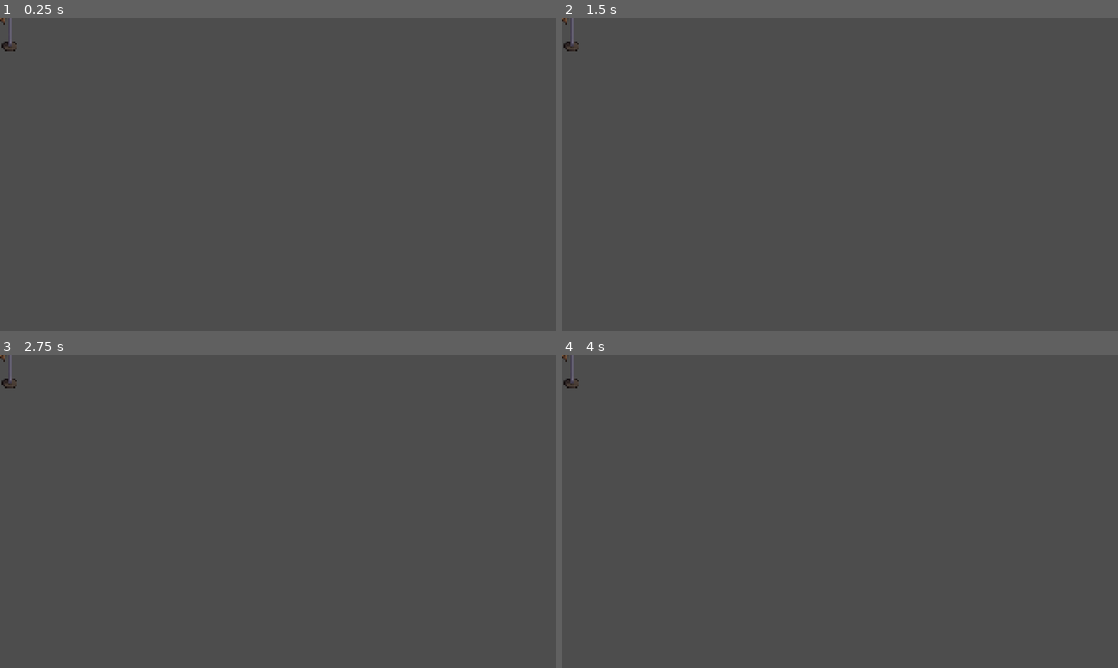
Above: before the commit, frames 1-4 (two rows, left to right).
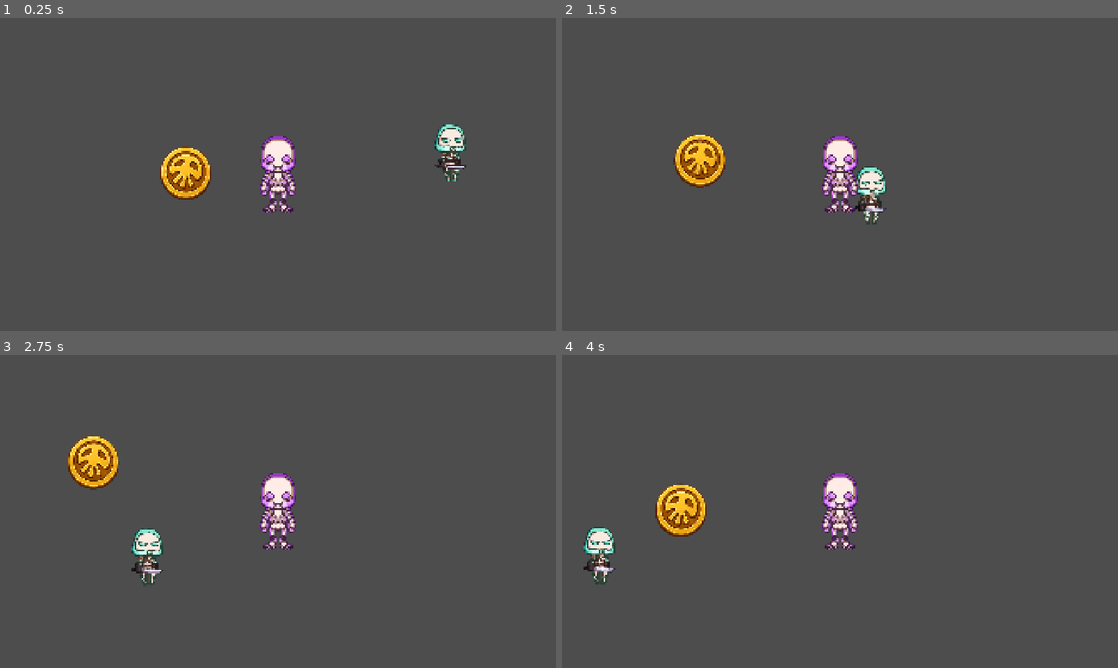
Above: after the commit, the same moments.

Repository: vikram3/Prototype
Game: Godot game, scene res://scenes/checkpoints/checkpoint01.tscn
Same seed, same stepped clock (60 frames per second), same inputs: the game is played once before the commit and once after it. The project has no main scene, so this scene is started directly.
Inputs:
- Up to frame 1 (0.25 s): no input
- Up to frame 2 (1.5 s): hold D (move_right) 0.53-1.28 s; hold S (move_down) from 1.28 s (still down)
- Up to frame 3 (2.75 s): release S (move_down) at 2.03 s; hold D (move_right) from 2.03 s (still down)
- Up to frame 4 (4 s): release D (move_right) at 2.78 s; hold W (move_up) 2.78-3.53 s; hold A (move_left) from 3.53 s (still down)

The runs differ from the first frame. In frame 1, 3.2% of the frame differs, in the area x 0-84%, y 0-63%; in frame 2, 3.2%; in frame 3, 3.2%; in frame 4, 3.2%.

Commit message:
Reusable Enemy Foundation
Path 2D

Diff:
--- a/project.godot
+++ b/project.godot
@@ -56,7 +56,12 @@
 [layer_names]
 
 2d_physics/layer_1="Player"
+2d_physics/layer_2="Environment"
 2d_physics/layer_3="Collectibles"
+2d_physics/layer_4="Enemies"
+2d_physics/layer_5="Enemy attacks"
+2d_physics/layer_6="Player attacks"
+2d_physics/layer_7="Hazards"
 
 [physics]
 
--- a/scenes/checkpoints/checkpoint.tscn
+++ b/scenes/checkpoints/checkpoint.tscn
@@ -2,7 +2,9 @@
 
 [ext_resource type="Texture2D" uid="uid://ca85bc6ldx61r" path="res://assets/environmnet/castle_top_down/flag.png" id="1_xdmrn"]
 [ext_resource type="Script" uid="uid://ddjl20btciqgj" path="res://scripts/checkpoints/checkpoint.gd" id="1_ycsei"]
+[ext_resource type="PackedScene" uid="uid://bbu8gtb2cui68" path="res://scenes/enemies/PatrolPath.tscn" id="2_4edcq"]
 [ext_resource type="Script" uid="uid://ceg2kuveppouq" path="res://scripts/checkpoints/Goal.gd" id="2_gew4p"]
+[ext_resource type="PackedScene" uid="uid://dxoupgrslkmrx" path="res://scenes/objects/Coin.tscn" id="2_lum3l"]
 [ext_resource type="Script" uid="uid://dlpn3adnivghr" path="res://scripts/checkpoints/Objective.gd" id="4_hgyk4"]
 
 [sub_resource type="CapsuleShape2D" id="CapsuleShape2D_ylxmm"]
@@ -16,11 +18,22 @@
 
 [node name="Entities" type="Node2D" parent="." unique_id=777000994]
 
+[node name="PatrolPoints" type="Node2D" parent="." unique_id=756260114]
+
+[node name="PatrolPath" parent="PatrolPoints" unique_id=1071684950 instance=ExtResource("2_4edcq")]
+
 [node name="Objects" type="Node2D" parent="." unique_id=126922399]
+
+[node name="Coin" parent="Objects" unique_id=1548867463 instance=ExtResource("2_lum3l")]
 
 [node name="Hazards" type="Node2D" parent="." unique_id=446829937]
 
 [node name="PlayerSpawn" type="Marker2D" parent="." unique_id=982258232]
+
+[node name="Objective" type="Node2D" parent="." unique_id=1695771071]
+script = ExtResource("4_hgyk4")
+required_coins = 20
+require_exit = true
 
 [node name="Goal" type="Area2D" parent="." unique_id=1313366078]
 script = ExtResource("2_gew4p")
@@ -32,8 +45,3 @@
 shape = SubResource("CapsuleShape2D_ylxmm")
 
 [node name="UI" type="CanvasLayer" parent="." unique_id=1103608241]
-
-[node name="Objective" type="Node2D" parent="." unique_id=1695771071]
-script = ExtResource("4_hgyk4")
-required_coins = 20
-require_exit = true
--- a/scenes/checkpoints/checkpoint01.tscn
+++ b/scenes/checkpoints/checkpoint01.tscn
@@ -1,5 +1,21 @@
 [gd_scene format=3 uid="uid://bt3ao1dtveetk"]
 
 [ext_resource type="PackedScene" uid="uid://8yha6p7qukp3" path="res://scenes/checkpoints/checkpoint.tscn" id="1_rqe8r"]
+[ext_resource type="PackedScene" uid="uid://bs5lqls6pa6cb" path="res://scenes/player/Player.tscn" id="2_8k2vj"]
+[ext_resource type="PackedScene" uid="uid://bpor7oc8os68e" path="res://scenes/enemies/Skull.tscn" id="2_f4wyv"]
 
 [node name="Checkpoint" unique_id=2138801144 instance=ExtResource("1_rqe8r")]
+player_scene = ExtResource("2_8k2vj")
+
+[node name="Skull" parent="Entities" parent_id_path=PackedInt32Array(777000994) index="0" unique_id=532681137 node_paths=PackedStringArray("patrol_path") instance=ExtResource("2_f4wyv")]
+position = Vector2(1154, 0)
+patrol_path = NodePath("../../PatrolPoints/PatrolPath")
+patrol_speed = 400.0
+
+[node name="Objects" parent="." index="3" unique_id=126922399]
+position = Vector2(-319, 0)
+
+[node name="Goal" parent="." index="7" unique_id=1313366078]
+position = Vector2(2209, 0)
+
+[editable path="Entities/Skull"]
--- /dev/null
+++ b/scenes/enemies/Enemy.tscn
@@ -0,0 +1,17 @@
+[gd_scene format=3 uid="uid://c22gvp0ek52j6"]
+
+[ext_resource type="Script" uid="uid://dojvtukiuqilf" path="res://scripts/enemies/Enemy.gd" id="1_hpe7p"]
+
+[sub_resource type="CapsuleShape2D" id="CapsuleShape2D_jsdvy"]
+radius = 32.0
+height = 98.0
+
+[node name="Enemy" type="CharacterBody2D" unique_id=532681137 groups=["enemy"]]
+collision_layer = 8
+collision_mask = 67
+script = ExtResource("1_hpe7p")
+
+[node name="Sprite2D" type="Sprite2D" parent="." unique_id=260806912]
+
+[node name="CollisionShape2D" type="CollisionShape2D" parent="." unique_id=1897680849]
+shape = SubResource("CapsuleShape2D_jsdvy")
--- /dev/null
+++ b/scenes/enemies/PatrolPath.tscn
@@ -0,0 +1,10 @@
+[gd_scene format=3 uid="uid://bbu8gtb2cui68"]
+
+[sub_resource type="Curve2D" id="Curve2D_prbx7"]
+_data = {
+"points": PackedVector2Array(0, 0, 0, 0, 499, 171, 0, 0, 0, 0, 127, 82, 0, 0, 0, 0, -136, 325, 0, 0, 0, 0, -755, 94, 0, 0, 0, 0, -811, -233, 0, 0, 0, 0, -290, -464, 0, 0, 0, 0, 386, -144, 0, 0, 0, 0, 632, -168, 0, 0, 0, 0, 499, 171)
+}
+point_count = 9
+
+[node name="PatrolPath" type="Path2D" unique_id=1071684950]
+curve = SubResource("Curve2D_prbx7")
--- /dev/null
+++ b/scenes/enemies/Skull.tscn
@@ -0,0 +1,30 @@
+[gd_scene format=3 uid="uid://bpor7oc8os68e"]
+
+[ext_resource type="PackedScene" uid="uid://c22gvp0ek52j6" path="res://scenes/enemies/Enemy.tscn" id="1_y1cr3"]
+[ext_resource type="Texture2D" uid="uid://2qgvrb42shfe" path="res://assets/characters/skull_blue.png" id="2_rpkyp"]
+[ext_resource type="Script" uid="uid://dtbidiv5ynxqe" path="res://scripts/enemies/Skull.gd" id="2_tg4u5"]
+[ext_resource type="Script" uid="uid://0v5xthslcsye" path="res://scripts/enemies/Damage_area.gd" id="4_tg4u5"]
+
+[sub_resource type="RectangleShape2D" id="RectangleShape2D_tg4u5"]
+size = Vector2(86, 158)
+
+[node name="Skull" unique_id=532681137 instance=ExtResource("1_y1cr3")]
+script = ExtResource("2_tg4u5")
+patrol_speed = 60.0
+loop_path = true
+
+[node name="Sprite2D" parent="." index="0" unique_id=260806912]
+texture = ExtResource("2_rpkyp")
+
+[node name="PatrolPointA" type="Marker2D" parent="." index="2" unique_id=1119455365]
+position = Vector2(-513, 0)
+
+[node name="PatrolPointB" type="Marker2D" parent="." index="3" unique_id=468048692]
+position = Vector2(519, 0)
+
+[node name="DamageArea" type="Area2D" parent="." index="4" unique_id=57886739]
+collision_layer = 16
+script = ExtResource("4_tg4u5")
+
+[node name="CollisionShape2D" type="CollisionShape2D" parent="DamageArea" index="0" unique_id=1087504813]
+shape = SubResource("RectangleShape2D_tg4u5")
--- a/scripts/checkpoints/checkpoint.gd
+++ b/scripts/checkpoints/checkpoint.gd
@@ -1,7 +1,9 @@
 extends Node2D
 
 @export var checkpoint_number: int = 1
+@export var player_scene: PackedScene
 
+@onready var player_spawn: Marker2D = $PlayerSpawn
 @onready var goal: Area2D = $Goal
 @onready var objective: Node = $Objective
 
@@ -10,6 +12,8 @@
 	CheckpointManager.start_checkpoint(checkpoint_number)
 
 	objective.start()
+
+	_spawn_player()
 
 	goal.player_reached_goal.connect(
 		_on_goal_reached
@@ -25,6 +29,20 @@
 		"Checkpoint scene loaded: %02d"
 		% checkpoint_number
 	)
+
+
+func _spawn_player() -> void:
+	if player_scene == null:
+		push_error("No player scene assigned to this checkpoint.")
+		return
+
+	var player := player_scene.instantiate()
+
+	add_child(player)
+
+	player.global_position = player_spawn.global_position
+
+	print("Player spawned.")
 
 
 func _connect_coins() -> void:
--- /dev/null
+++ b/scripts/enemies/Damage_area.gd
@@ -0,0 +1,25 @@
+extends Area2D
+
+@export var damage: int = 1
+
+var bodies_inside: Array[Node2D] = []
+
+
+func _ready() -> void:
+	body_entered.connect(_on_body_entered)
+	body_exited.connect(_on_body_exited)
+
+
+func _on_body_entered(body: Node2D) -> void:
+	if not body.is_in_group("player"):
+		return
+
+	if not bodies_inside.has(body):
+		bodies_inside.append(body)
+
+		if body.has_method("take_damage"):
+			body.take_damage(damage)
+
+
+func _on_body_exited(body: Node2D) -> void:
+	bodies_inside.erase(body)
--- /dev/null
+++ b/scripts/enemies/Enemy.gd
@@ -0,0 +1,25 @@
+class_name Enemy
+extends CharacterBody2D
+
+@export var move_speed: float = 80.0
+@export var contact_damage: int = 1
+
+var can_damage: bool = true
+
+
+func _physics_process(_delta: float) -> void:
+	move_and_slide()
+
+
+func take_damage(amount: int) -> void:
+	print(
+		"%s took %d damage."
+		% [name, amount]
+	)
+
+
+func deal_contact_damage() -> int:
+	if not can_damage:
+		return 0
+
+	return contact_damage
--- /dev/null
+++ b/scripts/enemies/Skull.gd
@@ -0,0 +1,54 @@
+class_name Skull
+extends Enemy
+
+@export var patrol_path: Path2D
+@export var patrol_speed: float = 60.0
+@export var loop_path: bool = true
+
+var path_progress: float = 0.0
+
+
+func _ready() -> void:
+	if patrol_path == null:
+		push_error("%s has no patrol path assigned." % name)
+		return
+
+	path_progress = patrol_path.curve.get_closest_offset(
+		patrol_path.to_local(global_position)
+	)
+
+
+func _physics_process(delta: float) -> void:
+	if patrol_path == null:
+		return
+
+	var curve := patrol_path.curve
+
+	if curve == null:
+		return
+
+	var path_length := curve.get_baked_length()
+
+	if path_length <= 0.0:
+		return
+
+	path_progress += patrol_speed * delta
+
+	if loop_path:
+		path_progress = fmod(
+			path_progress,
+			path_length
+		)
+	else:
+		path_progress = min(
+			path_progress,
+			path_length
+		)
+
+	var local_position := curve.sample_baked(
+		path_progress
+	)
+
+	global_position = patrol_path.to_global(
+		local_position
+	)
--- a/scripts/player/player.gd
+++ b/scripts/player/player.gd
@@ -12,5 +12,11 @@
 	)
 
 	velocity = input_vector * move_speed
+	move_and_slide()
 
-	move_and_slide()
+
+func take_damage(amount: int) -> void:
+	print(
+		"Player took %d damage."
+		% amount
+	)
Not shown, added: scripts/enemies/Damage_area.gd.uid
Not shown, added: scripts/enemies/Enemy.gd.uid
Not shown, added: scripts/enemies/Skull.gd.uid
